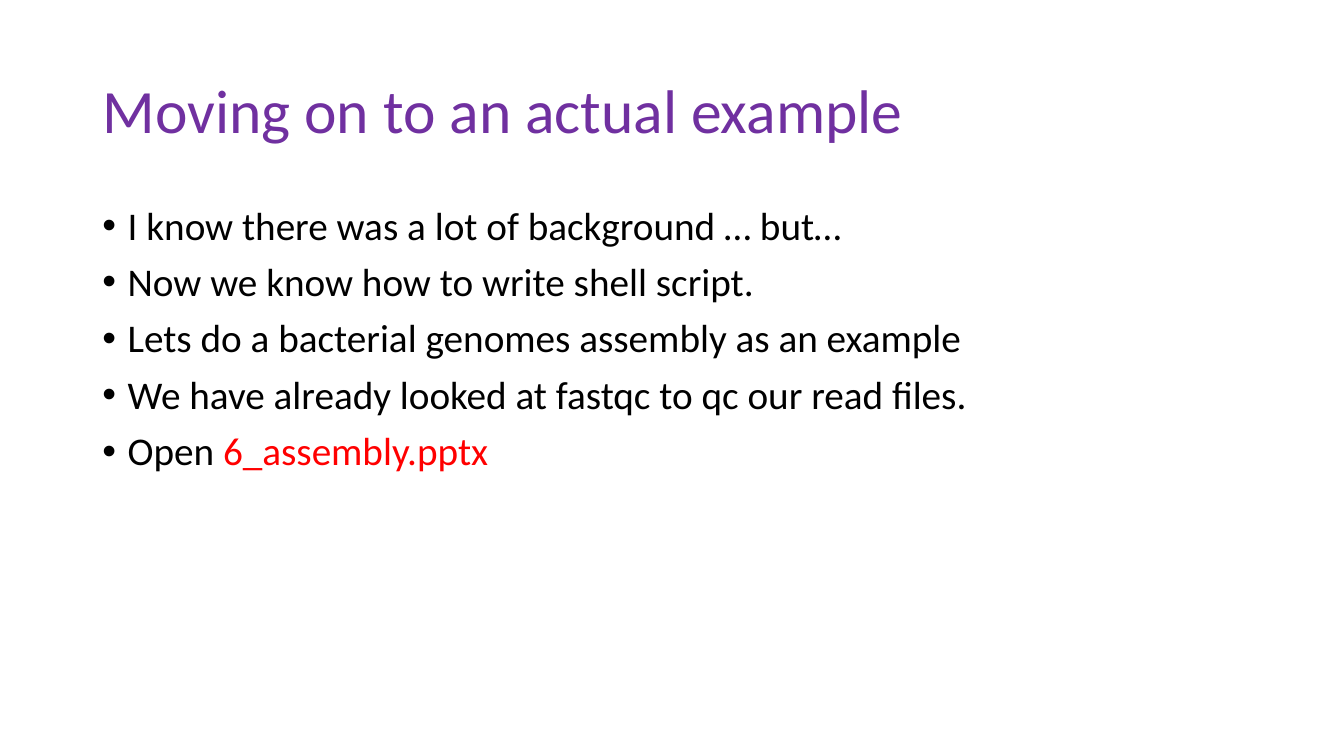
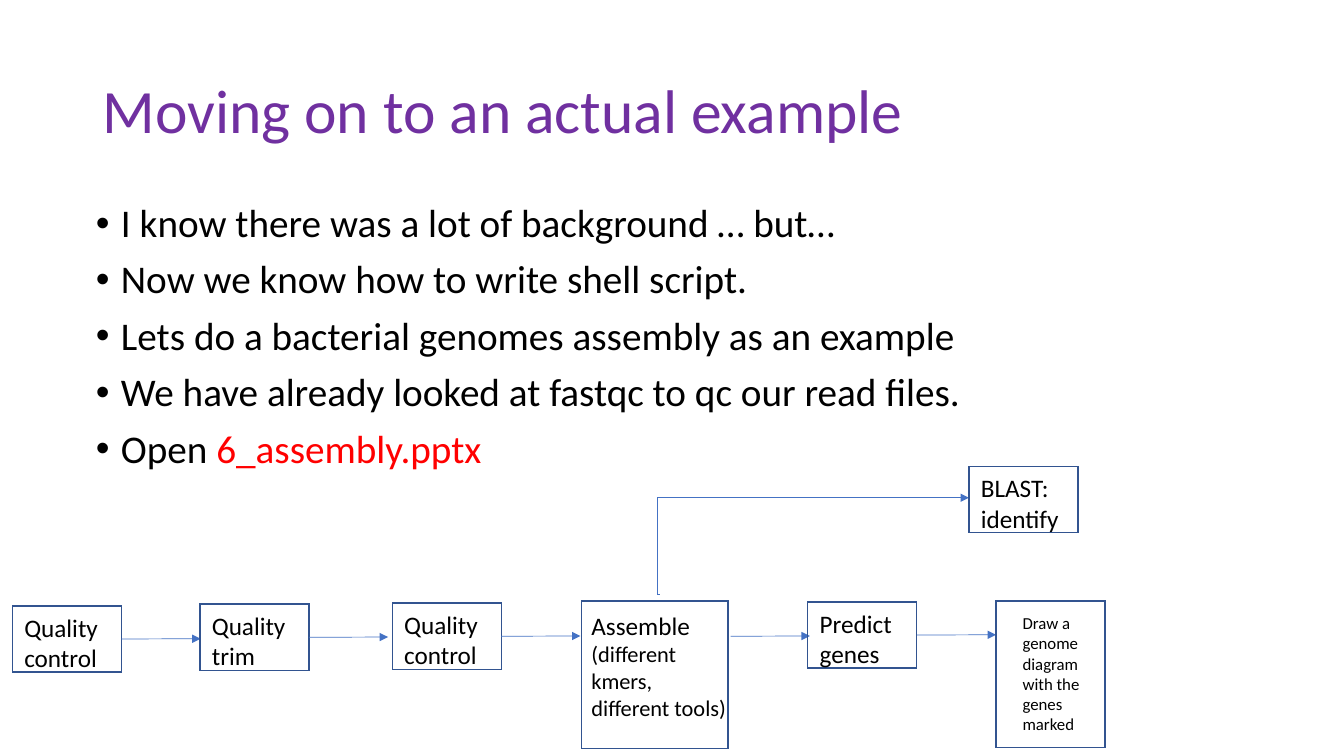
Before and after one commit to peterthorpe5/genome_assembly_workshop, a slide deck: slide 8 of powerpoint/1_ASSEMBLY_WORKSHOP.pptx. Drawn at 1344x756 pixels with LibreOffice and Linux fonts; fonts in the diff are those of the drawing. Boxes give left, top, right and bottom in pixels: in the first picture for what was removed or moved away, otherwise in the second. Text is boxed around its words. In the diff, an @@ line names an element or a change of style, - is before the commit and + after.

```diff
--- a/powerpoint/1_ASSEMBLY_WORKSHOP.pptx
+++ b/powerpoint/1_ASSEMBLY_WORKSHOP.pptx
@@ text "I know there was a ...": place and size @@
-text "I know there was a ..." at [128, 212, 966, 472]
+text "I know there was a ..." at [121, 209, 959, 470]
@@ rectangle added at [969, 467, 1078, 533], outline #325491 1 pt @@
@@ elbow arrow added from (660, 595) to (969, 498), #4472C4 0.5 pt @@
@@ text added at [981, 480, 1059, 533], 18 pt, text #000000 @@
+BLAST: identify
@@ rectangle added at [12, 606, 121, 673], outline #325491 1 pt @@
@@ text added at [24, 619, 98, 673], 18 pt, text #000000 @@
+Quality control
@@ rectangle added at [200, 604, 309, 670], outline #325491 1 pt @@
@@ text added at [212, 617, 286, 671], 18 pt, text #000000 @@
+Quality trim
@@ rectangle added at [392, 603, 501, 669], outline #325491 1 pt @@
@@ text added at [404, 616, 478, 670], 18 pt, text #000000 @@
+Quality control
@@ rectangle added at [582, 601, 729, 748], outline #325491 1 pt @@
@@ text added at [591, 617, 725, 719], 16 pt, text #000000 @@
+Assemble (different kmers, different tools)
@@ rectangle added at [808, 602, 917, 668], outline #325491 1 pt @@
@@ text added at [820, 615, 892, 669], 18 pt, text #000000 @@
+Predict genes
@@ rectangle added at [996, 601, 1105, 747], outline #325491 1 pt @@
@@ text added at [1023, 618, 1080, 730], 12 pt, text #000000 @@
+Draw a genome diagram with the genes marked
@@ arrow added from (121, 639) to (201, 639), #4472C4 0.5 pt @@
@@ arrow added from (309, 637) to (388, 637), #4472C4 0.5 pt @@
@@ arrow added from (501, 636) to (581, 636), #4472C4 0.5 pt @@
@@ arrow added from (731, 636) to (810, 636), #4472C4 0.5 pt @@
@@ arrow added from (918, 635) to (996, 635), #4472C4 0.5 pt @@
```
Also in this commit, not shown: 1 other slide changed, 2 other files.
